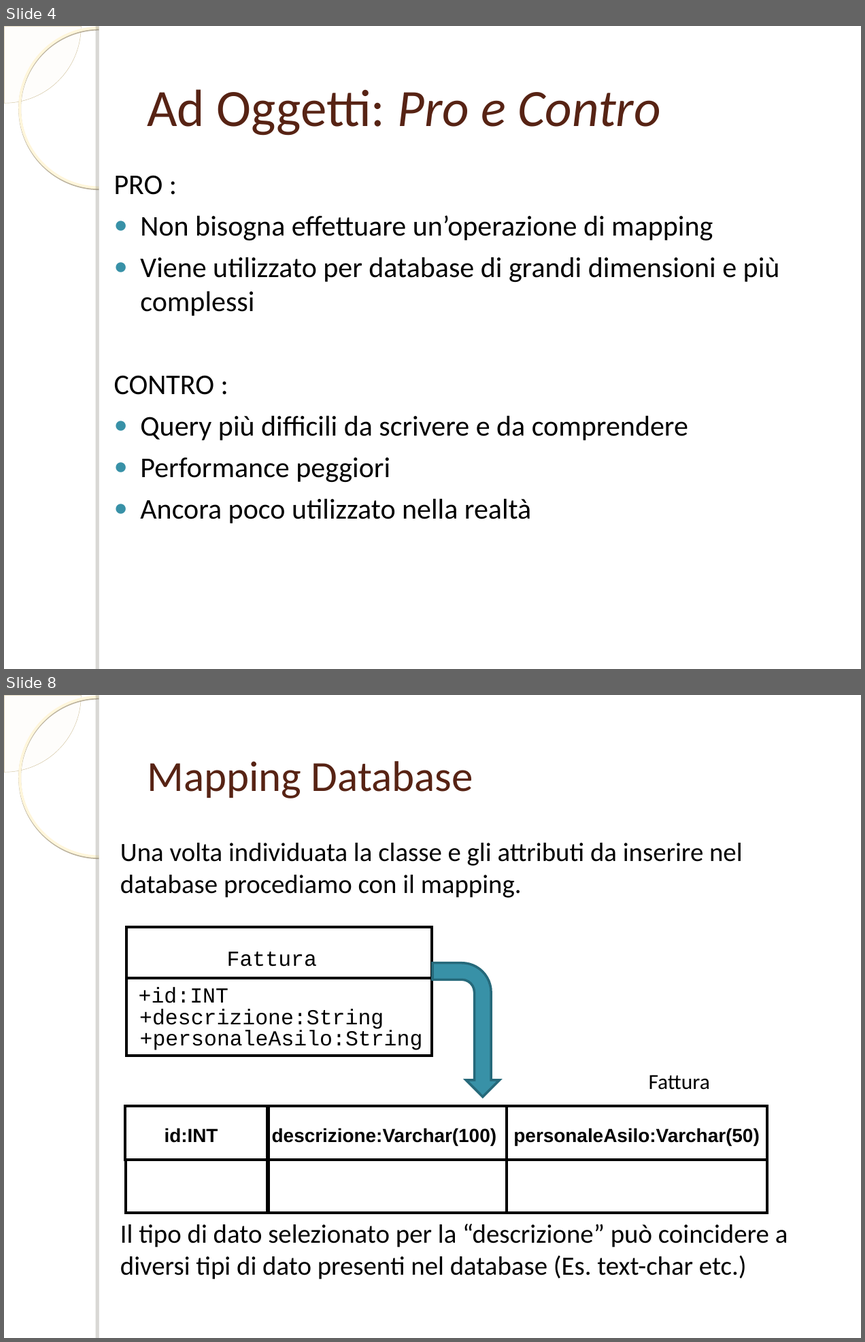
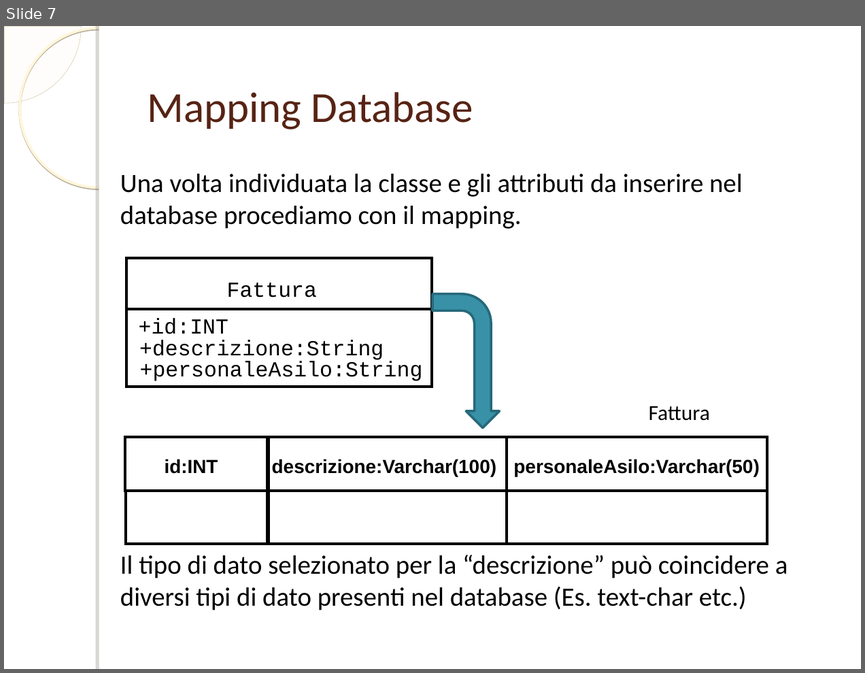
Before and after one commit to ammirate/at-silo, a slide deck: documenti_comuni/PresentazioneDB.ppt. Shown one above the other, each under a label of ours: slides 4 and 8 before the commit, slide 7 after it; the slides between them are not shown. The pictures are 865x1342 and 865x673 pixels, drawn with LibreOffice and Linux fonts; fonts in the diff are those of the drawing; background and template pictures are left out. Boxes give left, top, right and bottom in pixels: in the first picture for what was removed or moved away, otherwise in the second. Text is boxed around its words. In the diff, an @@ line names an element or a change of style, - is before the commit and + after.

```diff
--- a/documenti_comuni/PresentazioneDB.ppt
+++ b/documenti_comuni/PresentazioneDB.ppt
@@ slide 4 removed at [4,26,861,669], background picture (left out); not listed: 4 template elements that a slide beside it also shows @@
@@ title removed at [147,89,661,135] @@
-Ad Oggetti: Pro e Contro
@@ text removed at [114,175,780,523] @@
-PRO :
-● Non bisogna effettuare un’operazione di mapping
-● Viene utilizzato per database di grandi dimensioni e più complessi
-CONTRO :
-● Query più difficili da scrivere e da comprendere
-● Performance peggiori
-● Ancora poco utilizzato nella realtà
@@ what was slide 8 is now slide 7 @@
```
Also in this commit, not shown: 3 slides changed, 9 slides added, 9 other slides removed.
